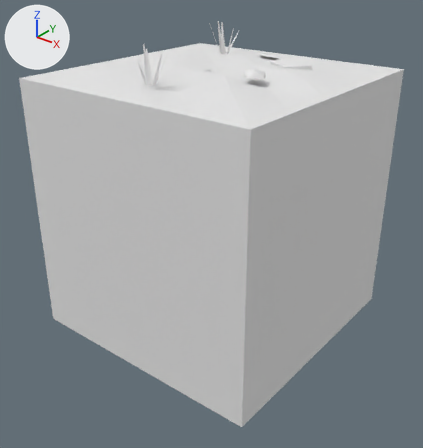
The FBX model Assets/Tiles/Blend/Blend Sand Rock 1.fbx: old version first, new version second.
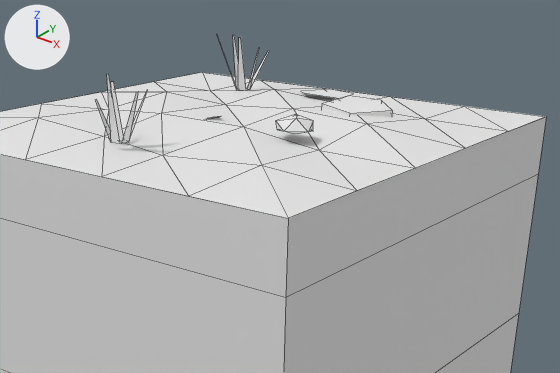
Old and new are each drawn whole from a 50 mm camera at (2.68, -3.42, 1.93) aimed at (0.05, -0.13, -0.11) and again close up on the part from 19% to 97% of the width and 0% to 49% of the height. The lights are fixed; the arrows at upper left show +X, +Y and +Z. The older version's two pictures come first. The close-ups show mesh edges as thin lines. Where no turn or scale is listed for an object, it has been applied to the vertices. Vertices at exactly the same position are counted once.

Names of what the first close-up shows: 'Blend Sand Rock 1'.
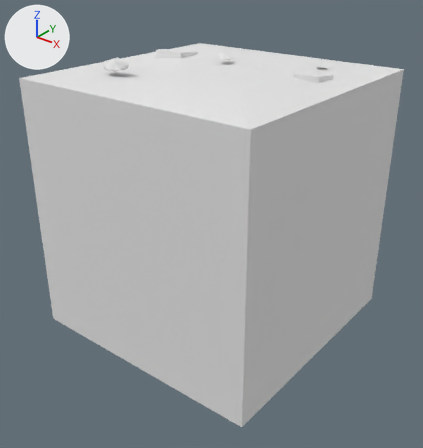
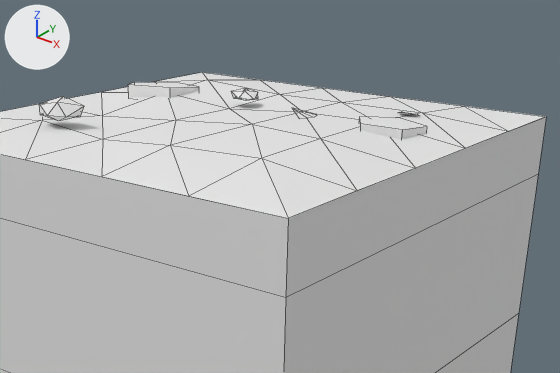
Where the change shows, as pixel boxes [x1, y1, x2, y2] in the close-ups (560 x 373 px; the box of a moved part takes in the faces that stretch with it):
'Blend Sand Rock 1', reshaped
    before: [0, 35, 546, 373]
    after: [0, 72, 546, 373]
part 1 of me_blend_sand_rock_1, deleted
    before: [96, 35, 392, 144]
part 2 of me_blend_sand_rock_1, moved or reshaped
    before: [103, 82, 507, 196]
    after: [39, 80, 507, 196]

The change in detail:
me_blend_sand_rock_1 is used by ob_blend_sand_rock_1; location (0.0, 0.0, 0.0).
me_blend_sand_rock_1 had 121 vertices, 104 faces and spanned x -1.0..1.0, y -1.0..1.0, z -1.0..1.35.
me_blend_sand_rock_1 now has 104 vertices, 123 faces and spans x -1.0..1.0, y -1.0..1.0, z -1.0..1.18.
me_blend_sand_rock_1 part 1: 12 loose pieces with 55 vertices, spanning x -0.45..0.53, y -0.75..0.77, z 1.04..1.35, are deleted.
Part 2, on me_blend_sand_rock_1:
34 vertices move from x -0.59..0.63, y -0.64..0.57, z 1.05..1.17 to x -0.63..0.61, y -0.64..0.6, z 1.05..1.15.
26 vertices are added at x -0.85..0.79, y -0.65..0.48, z 1.02..1.18.
6 new vertices lie (0.0, 0.0, 0.06) away from vertices in x -0.85..0.79, y 0.16..0.38, z 1.04..1.07.
32 new faces join them.
Other edits to the shape of me_blend_sand_rock_1 do not show in these pictures.
